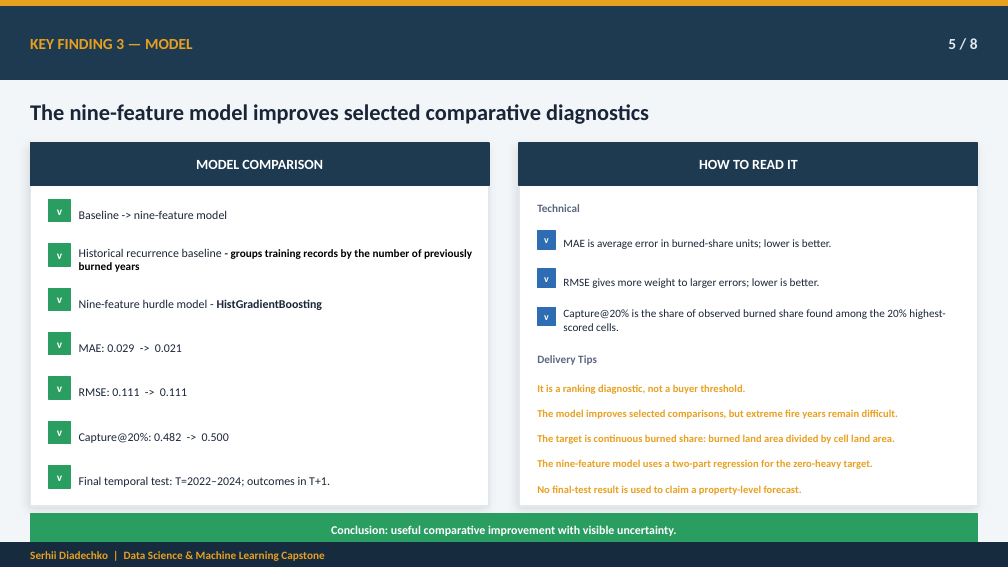
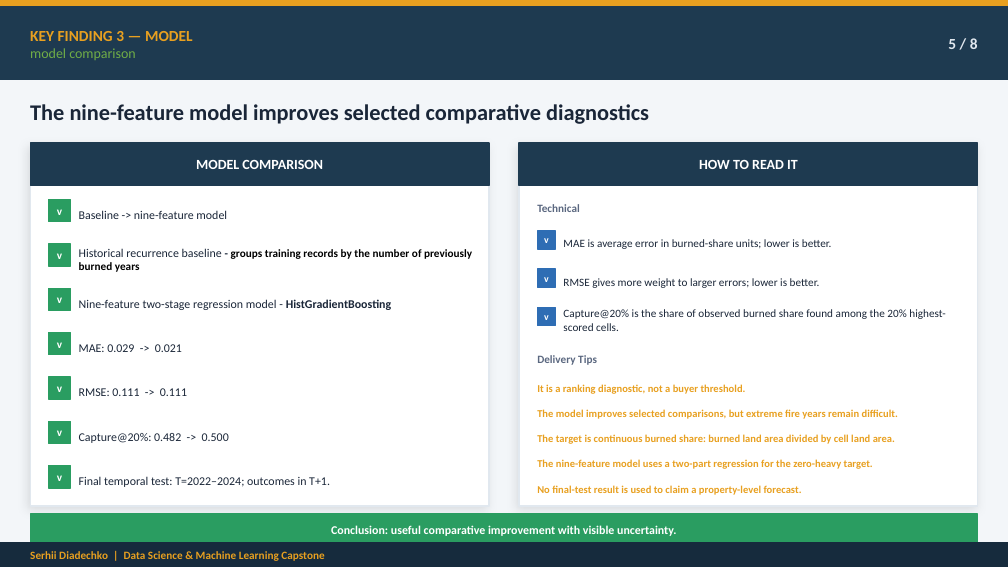
Before and after one commit to serhii-diadechko-git/wildfire_property_screening_portugal, a slide deck: slide 5 of reports/presentation/wildfire_exposure_screening_capstone_final.pptx. Drawn at 1008x567 pixels with LibreOffice and Linux fonts; fonts in the diff are those of the drawing. Boxes give left, top, right and bottom in pixels: in the first picture for what was removed or moved away, otherwise in the second. Text is boxed around its words. In the diff, an @@ line names an element or a change of style, - is before the commit and + after.

```diff
--- a/reports/presentation/wildfire_exposure_screening_capstone_final.pptx
+++ b/reports/presentation/wildfire_exposure_screening_capstone_final.pptx
@@ text at (30, 48, 136, 60): paragraph added @@
+model comparison
@@ text at (79, 299, 391, 310): text changed @@
-Nine-feature hurdle model - HistGradientBoosting
+Nine-feature two-stage regression model - HistGradientBoosting
```
Also in this commit, not shown: 2 other slides changed.
